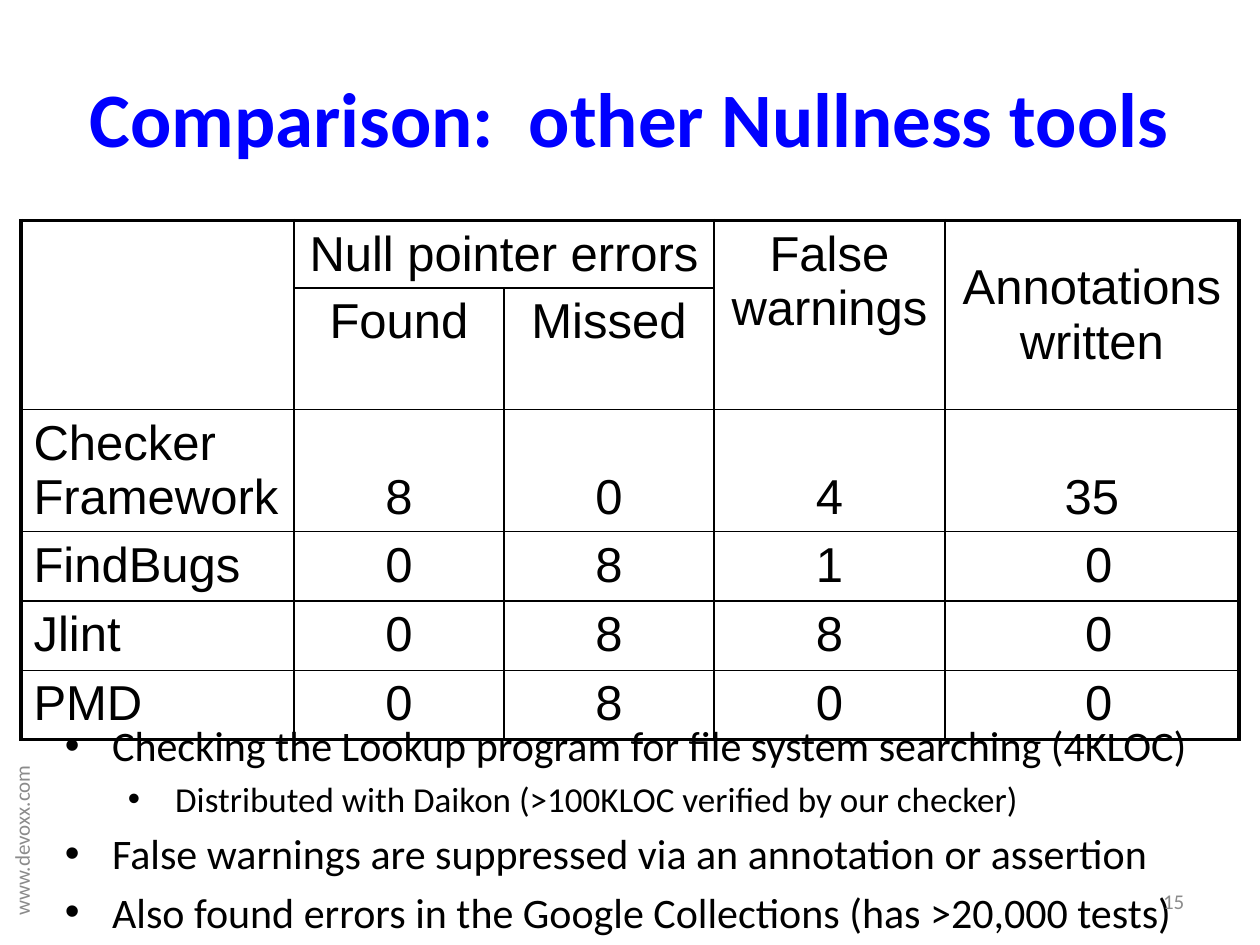
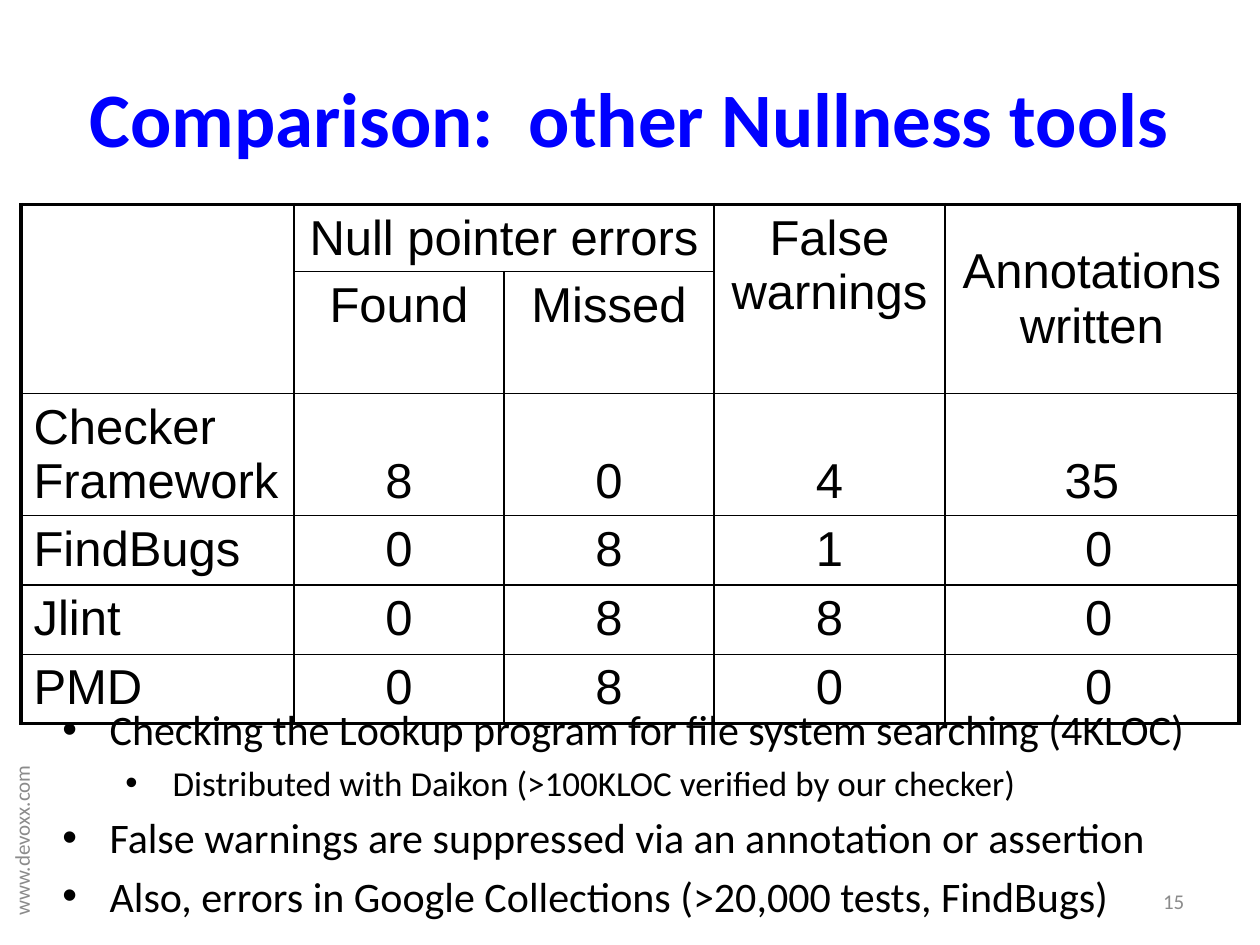
Before and after one commit to reprogrammer/checker-framework, a slide deck: slide 15 of demos/nonnull-interned-demo/checkers-demo-200911-devoxx.pptx. Drawn at 1260x945 pixels with LibreOffice and Linux fonts; fonts in the diff are those of the drawing. Boxes give left, top, right and bottom in pixels: in the first picture for what was removed or moved away, otherwise in the second. Text is boxed around its words. In the diff, an @@ line names an element or a change of style, - is before the commit and + after.

```diff
--- a/demos/nonnull-interned-demo/checkers-demo-200911-devoxx.pptx
+++ b/demos/nonnull-interned-demo/checkers-demo-200911-devoxx.pptx
@@ table: place and size @@
-table at [21, 220, 1240, 725]
+table at [21, 204, 1240, 709]
@@ text "Checking the Lookup program for ...": place and size @@
-text "Checking the Lookup program for ..." at [112, 727, 1186, 936]
+text "Checking the Lookup program for ..." at [110, 711, 1183, 920]
@@ text at [110, 881, 1108, 920]: text changed @@
-• Also found errors in the Google Collections (has >20,000 tests)
+• Also, errors in Google Collections (>20,000 tests, FindBugs)
```
Also in this commit, not shown: 1 other slide changed.
